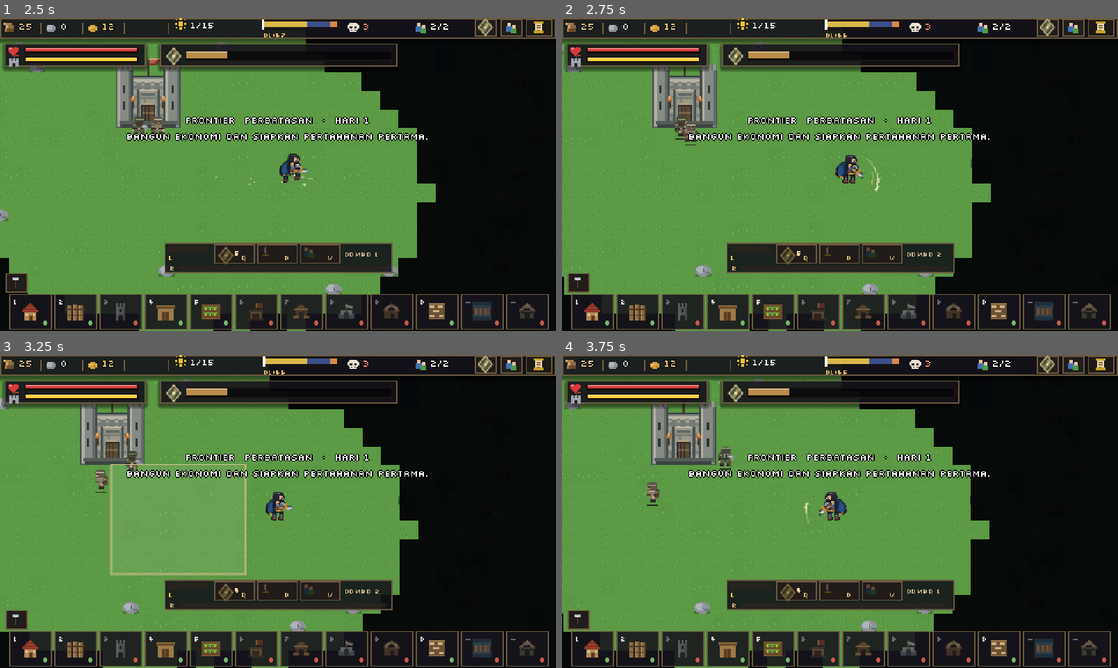
Above: before the commit, frames 1-4 (two rows, left to right).
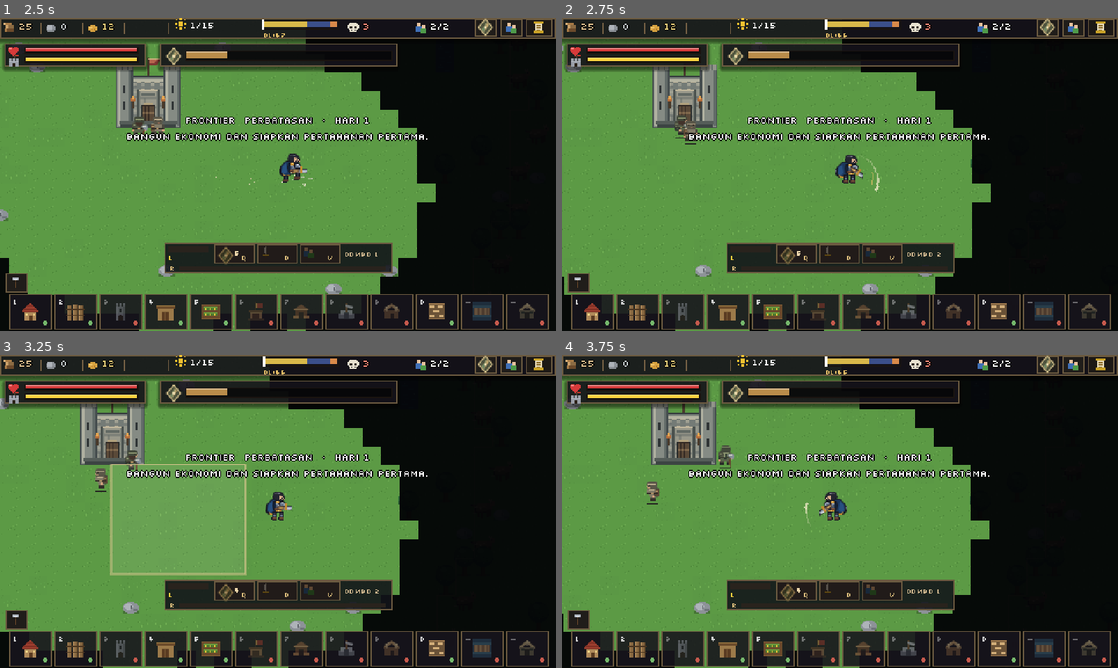
Above: after the commit, the same moments.

Repository: shimleabyte/hold-the-keep
Game: Godot game, scene res://scenes/main.tscn
Same seed, same stepped clock (60 frames per second), same inputs: the game is played once before the commit and once after it.
Inputs (mouse positions are in pixels of both pictures, inside the frame that each line leads up to):
- Up to frame 1 (2.5 s): tap Enter (ui_accept) at 0.5, 0.77 s; move the mouse to (400, 158) at 0.52 s; hold D (move_right) 0.53-1.25 s; hold F (attack) 0.53-1.25 s; click (400, 158) at 0.67 s; drag from (166, 190) to (250, 237) at 1.27 s; move the mouse to (333, 105) at 2.02 s; hold D (move_right) from 2.03 s (still down); hold F (attack) from 2.03 s (still down); tap Q (ability_dash) at 2.1 s
- Up to frame 2 (2.75 s): keep holding D (move_right); keep holding F (attack)
- Up to frame 3 (3.25 s): release D (move_right) at 2.75 s; release F (attack) at 2.75 s; drag from (250, 574) to (111, 464) at 2.77 s
- Up to frame 4 (3.75 s): move the mouse to (1006, 558) at 3.52 s; hold A (move_left) from 3.53 s (still down); hold F (attack) from 3.53 s (still down)

Frame 1 is identical in both runs. In frame 2, 0.1% of the frame differs, in the area x 20-25%, y 31-41%; in frame 3, 0.1%; in frame 4, 0.2%, in the area x 15-31%, y 28-49%.

Commit message:
anim: isolate grounded protagonist gait

Diff:
--- a/scripts/entities/sprite_anim.gd
+++ b/scripts/entities/sprite_anim.gd
@@ -51,6 +51,8 @@
 var work_style := "default"
 ## >= 0: frame ditentukan dari progres 0..1 (misalnya disinkronkan dengan timer kerja), tidak maju sendiri.
 var manual_progress := -1.0
+## True only while using the protagonist atlas; shared worker/enemy gait remains unchanged.
+var _uses_player_atlas := false
 
 var _t := 0.0
 var _motion_t := 0.0
@@ -80,6 +82,7 @@
 
 
 func play(clip_name: String, restart := false, fps_override := 0.0) -> void:
+    _uses_player_atlas = false
     if clip_name == clip and not restart:
         return
     clip = clip_name
@@ -97,6 +100,7 @@
 
 ## Play the protagonist's own atlas clips without changing shared worker/enemy offsets.
 func play_player_clip(clip_name: String, restart := false, fps_override := 0.0) -> void:
+    _uses_player_atlas = true
     var definition: Dictionary = PLAYER_CLIPS.get(clip_name, {})
     if definition.is_empty():
         push_error("Unknown player animation clip: %s" % clip_name)
@@ -124,6 +128,7 @@
     frame_times: PackedFloat32Array,
     duration: float
 ) -> void:
+    _uses_player_atlas = true
     if frames.is_empty() or frames.size() != frame_times.size() or duration <= 0.0:
         push_error("Invalid timed animation sequence: empty/mismatched frames or duration")
         return
@@ -259,12 +264,18 @@
             # Napas halus satu piksel, dengan fase awal berbeda per unit.
             return Vector2(0, -roundf(sin(_motion_t * TAU * 0.7 + _motion_phase) * 0.55))
         "walk":
-            # The authored leg poses carry the gait; keep the pelvis planted.
-            return Vector2.ZERO
+            if _uses_player_atlas:
+                # The protagonist's authored leg poses carry the gait; keep its pelvis planted.
+                return Vector2.ZERO
+            var walk_lift := absf(sin(progress * TAU))
+            return Vector2(0, -roundf(walk_lift))
         "run":
-            # Restrained one-pixel lift keeps sprint energy without pogo-bouncing.
-            var run_lift := maxf(0.0, sin(progress * TAU))
-            return Vector2(0, -roundf(run_lift))
+            if _uses_player_atlas:
+                # Restrained one-pixel lift keeps sprint energy without pogo-bouncing.
+                var player_run_lift := maxf(0.0, sin(progress * TAU))
+                return Vector2(0, -roundf(player_run_lift))
+            var run_lift := absf(sin(progress * TAU))
+            return Vector2(0, -roundf(run_lift * 2.0))
         "work":
             return _work_motion_offset(progress, forward)
         "hurt":
